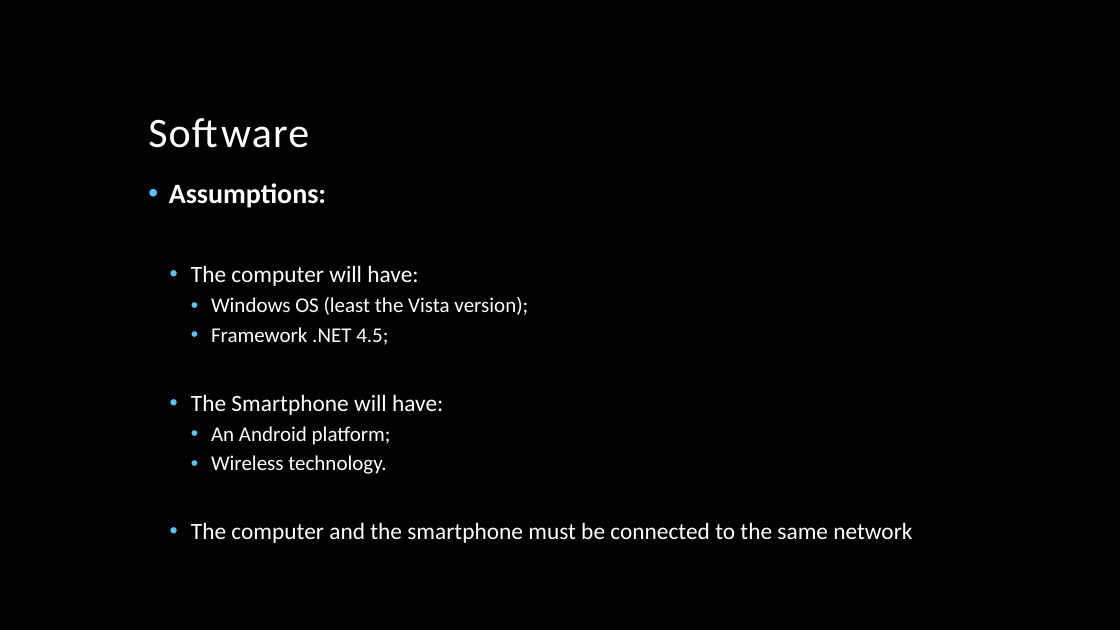
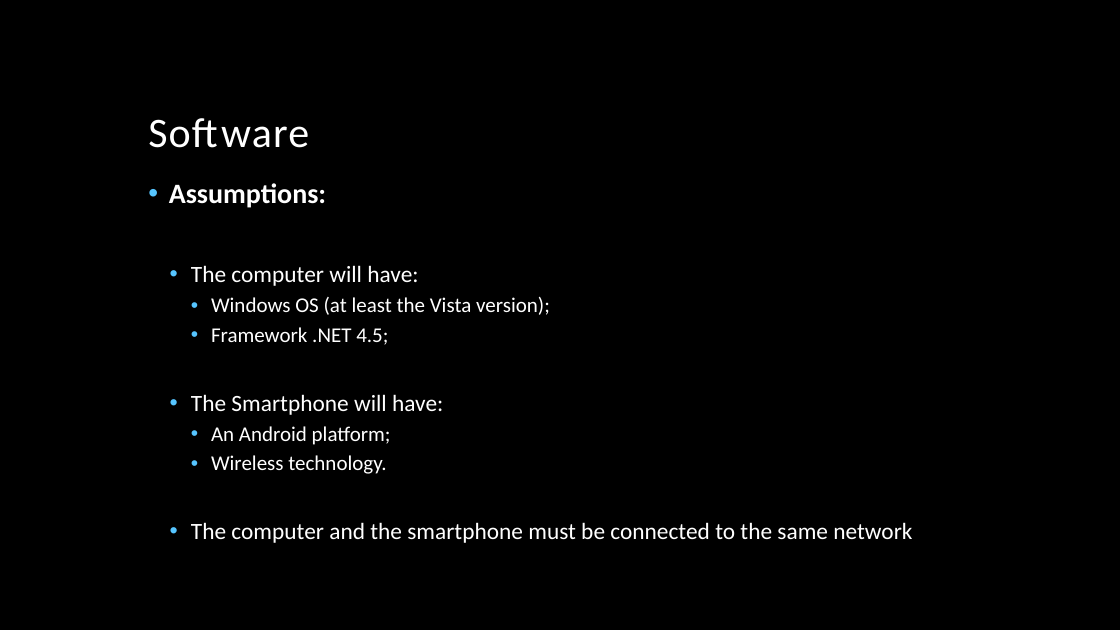
Before and after one commit to jmgirao/projetosoftware1213, a slide deck: slide 10 of Docs/Project documentation/KOM.pptx. Drawn at 1120x630 pixels with LibreOffice and Linux fonts; fonts in the diff are those of the drawing; background and template pictures are left out. Boxes give left, top, right and bottom in pixels: in the first picture for what was removed or moved away, otherwise in the second. Text is boxed around its words. In the diff, an @@ line names an element or a change of style, - is before the commit and + after.

```diff
--- a/Docs/Project documentation/KOM.pptx
+++ b/Docs/Project documentation/KOM.pptx
@@ text at [211,297,550,315]: text changed @@
-    • Windows OS (least the Vista version);
+    • Windows OS (at least the Vista version);
```
Also in this commit, not shown: 1 other file.
